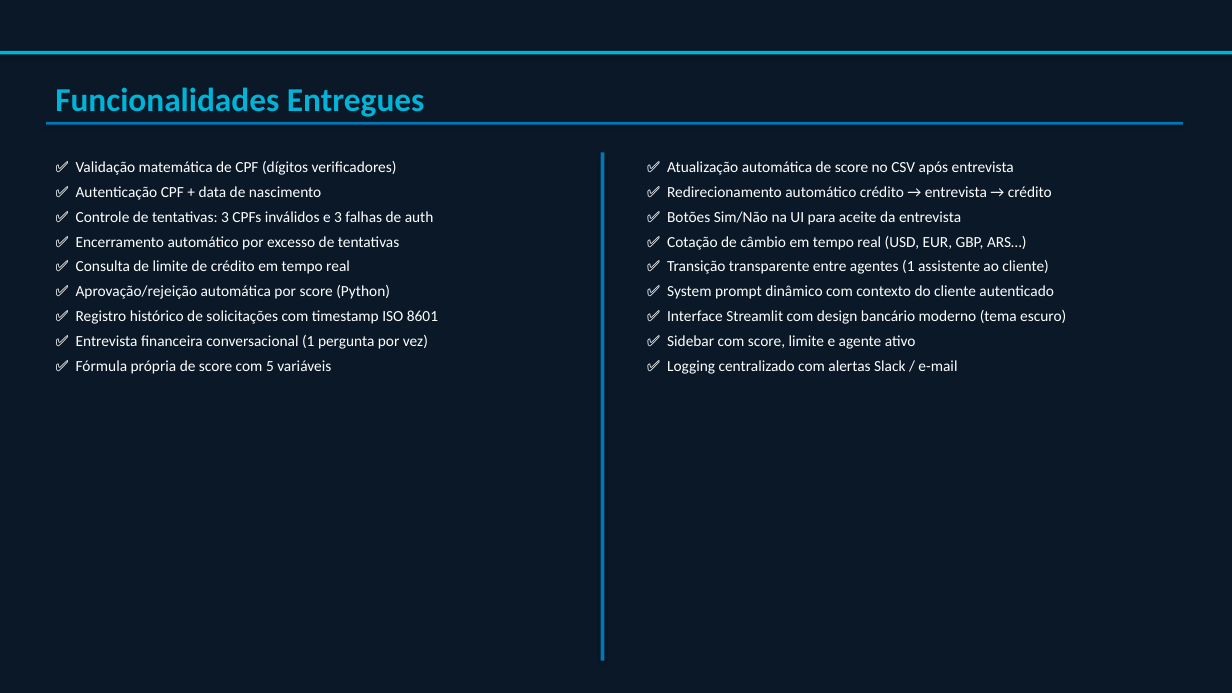
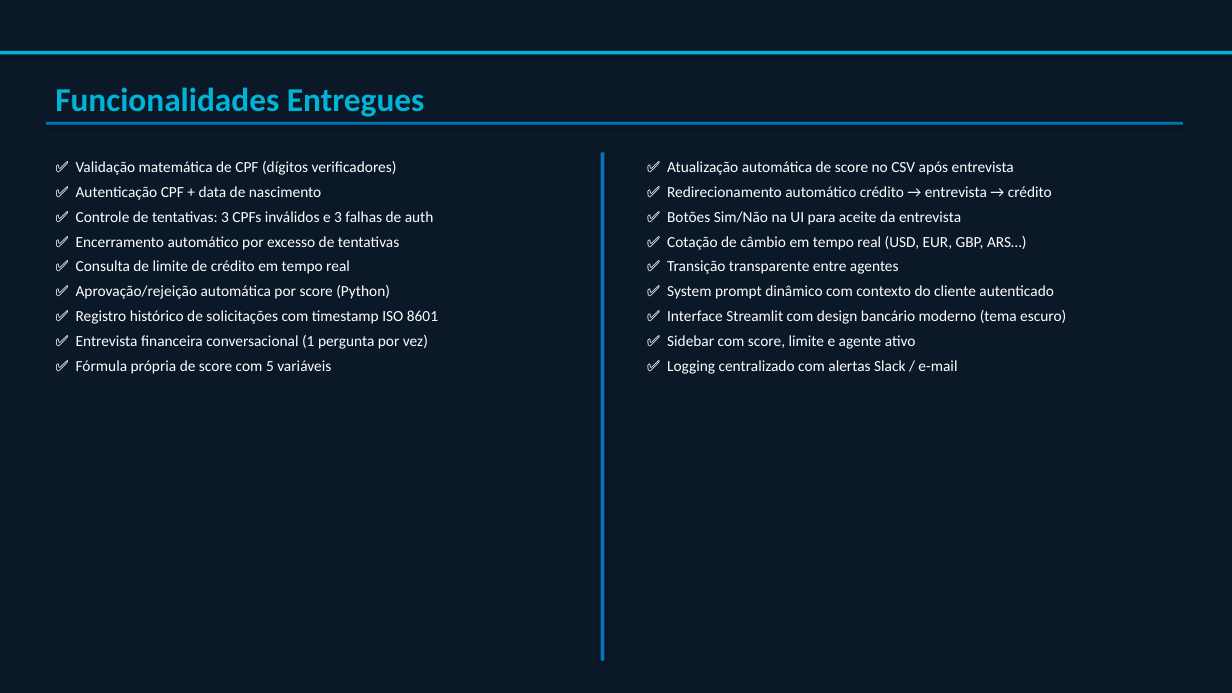
Before and after one commit to rodrigosimoescosta77/desafio-t4humans, a slide deck: slide 8 of Banco_Agil_Apresentacao.pptx. Drawn at 1232x693 pixels with LibreOffice and Linux fonts; fonts in the diff are those of the drawing. Boxes give left, top, right and bottom in pixels: in the first picture for what was removed or moved away, otherwise in the second. Text is boxed around its words. In the diff, an @@ line names an element or a change of style, - is before the commit and + after.

```diff
--- a/Banco_Agil_Apresentacao.pptx
+++ b/Banco_Agil_Apresentacao.pptx
@@ text at (667, 260, 899, 274): text changed @@
-✅ Transição transparente entre agentes (1 assistente ao cliente)
+✅ Transição transparente entre agentes
```
Also in this commit, not shown: 2 other slides changed, 1 other file.
